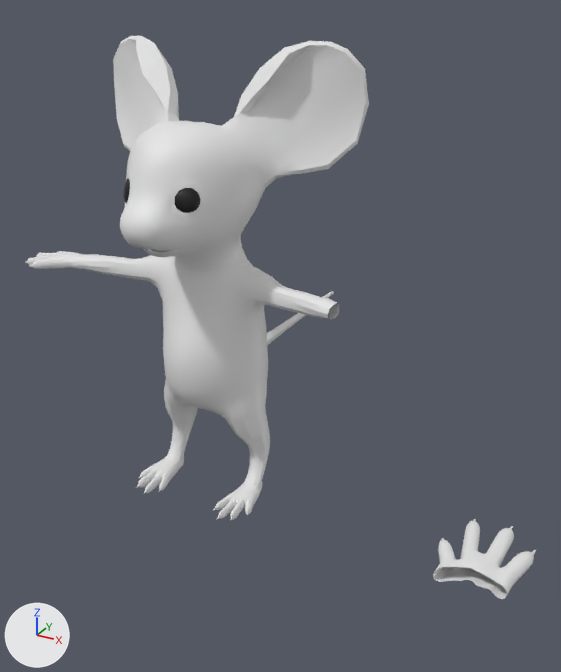
Renders of the Blender file Mouse Clean (1).blend from each side of a commit.
One viewpoint serves both versions: a 50 mm camera at (6.22, -8.76, 7.36) aimed at (0.49, 1.67, 2.15). Arrows for +X, +Y and +Z are at lower left; the lights stay in place.

Before the edit, the objects in view are built like this:
```python
me_cylinder_004 = bpy.data.meshes.new('Cylinder.004')
me_cylinder_004.from_pydata(...)  # 512 vertices, 490 faces; spans x -1.25..1.0, y -8.84..1.46, z -3.69..0.98
me_cylinder_004.polygons.foreach_set('use_smooth', [True] * 490)
me_plane_001 = bpy.data.meshes.new('Plane.001')
me_plane_001.from_pydata(...)  # 3547 vertices, 3557 faces; spans x -3.17..2.22, y -1.28..4.8, z -3.02..3.83
me_plane_001.polygons.foreach_set('use_smooth', [True] * 3557)
# faces by material slot: [3045, 512]
me_plane_001.materials.append(mat_material_002)  # white #e7e7e7
me_plane_001.materials.append(mat_material_001)  # black #0c0c0c
ob_cylinder_002 = bpy.data.objects.new('Cylinder.002', me_cylinder_004)
ob_cylinder_002.location = (4.78, -0.07, 0.0)
ob_cylinder_002.rotation_euler = (1.805, 1.571, 0.0)  # degrees (103, 90, 0)
ob_cylinder_002.scale = (0.124, 0.124, 0.377)
_m = ob_cylinder_002.modifiers.new('Subdivision', 'SUBSURF')
ob_mouse = bpy.data.objects.new('Mouse', me_plane_001)
ob_mouse.location = (-0.03, 0.0, 2.99)
```
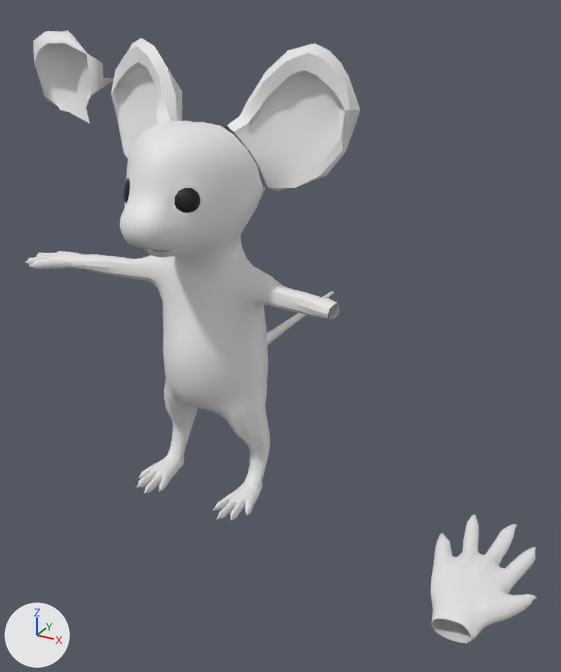
Commit message: Re modeling the hand

The change, as a list of edits to the scene's bpy script:
```text
Change me_plane_001:
    used by ob_mouse; location = (-0.03, 0.0, 2.99)
    remove me_plane_001.from_pydata(...)  # 3547 vertices, 3557 faces; spans x -3.17..2.22, y -1.28..4.8, z -3.02..3.83
    add me_plane_001.from_pydata(...)  # 3389 vertices, 3391 faces; spans x -3.17..2.22, y -1.28..4.8, z -3.02..2.82
    me_plane_001 part 1
    158 vertices are removed from x -2.14..2.14, y 0.31..1.26, z 2.06..3.83
    166 faces are deleted
Change me_cylinder_004:
    used by ob_cylinder_002; location = (4.78, -0.07, 0.0); rotation_euler = (1.805, 1.571, 0.0), in degrees (103, 90, 0); scale = (0.124, 0.124, 0.377)
    remove me_cylinder_004.from_pydata(...)  # 512 vertices, 490 faces; spans x -1.25..1.0, y -8.84..1.46, z -3.69..0.98
    add me_cylinder_004.from_pydata(...)  # 717 vertices, 712 faces; spans x -0.23..0.16, y -1.14..0.54, z -2.57..0.07
    me_cylinder_004 part 2: 512 vertices removed from x -1.25..1.0, y -8.84..1.46, z -3.69..0.98; 717 vertices added at x -0.23..0.16, y -1.14..0.54, z -2.57..0.07
Add me_plane:
    me_plane.from_pydata(...)  # 46 vertices, 37 faces; spans x -0.64..1.11, y -1.19..0.19, z -1.13..0.32
    me_plane.polygons.foreach_set('use_smooth', [True] * 37)
Add me_plane_002:
    me_plane_002.from_pydata(...)  # 104 vertices, 97 faces; spans x -2.06..-0.45, y 0.18..1.24, z 1.91..3.8
    me_plane_002.polygons.foreach_set('use_smooth', [True] * 97)
    me_plane_002.materials.append(mat_material_002)  # white #e7e7e7
Change ob_cylinder_002:
    ob_cylinder_002.location: (4.78, -0.07, 0.0) -> (4.49, -1.15, 0.0)
    ob_cylinder_002.scale: (0.124, 0.124, 0.377) -> (1.0, 1.0, 1.0)
Add ob_plane:
    ob_plane = bpy.data.objects.new('Plane', me_plane)
    ob_plane.location = (-5.29, 4.15, 6.09)
    ob_plane.rotation_euler = (0.382, 1.546, 1.218)  # degrees (22, 89, 70)
Add ob_mouse_001:
    ob_mouse_001 = bpy.data.objects.new('Mouse.001', me_plane_002)
    ob_mouse_001.location = (-0.03, 0.0, 2.99)
    _m = ob_mouse_001.modifiers.new('Mirror', 'MIRROR')
```

Location of each change, [x1, y1, x2, y2] in pixels of the pictures (561 x 672 px):
'Mouse', reshaped (9% narrower, 17% shorter): before [25, 36, 369, 521]; after [25, 121, 339, 521]
'Mouse.001', added: after [111, 38, 360, 191]
'Cylinder.002', reshaped, moved, rescaled (60% taller): before [433, 519, 536, 599]; after [431, 514, 537, 643]
'Plane', added: after [33, 30, 114, 124]
part 1 of me_plane_001, deleted: before [113, 36, 369, 188]
